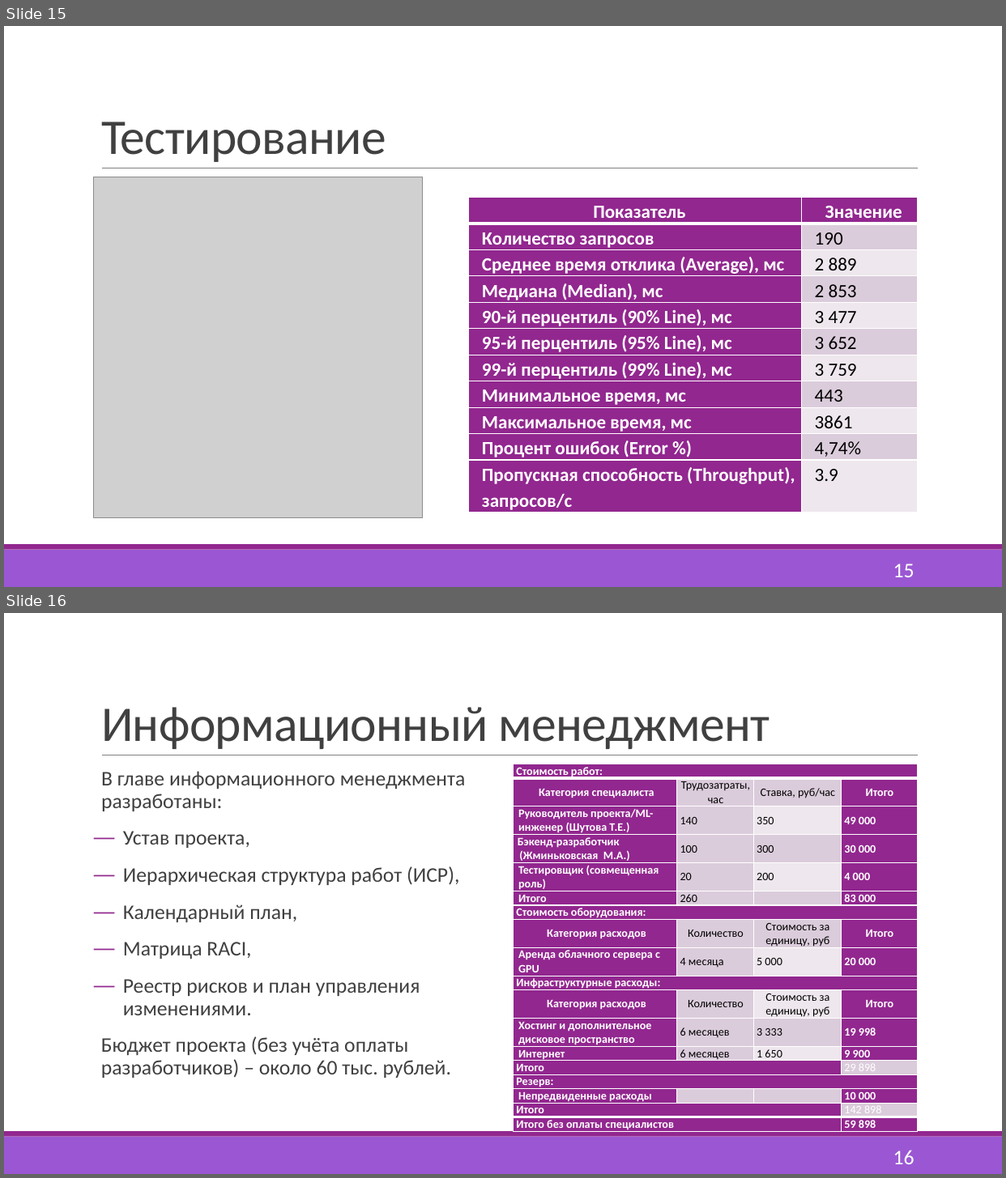
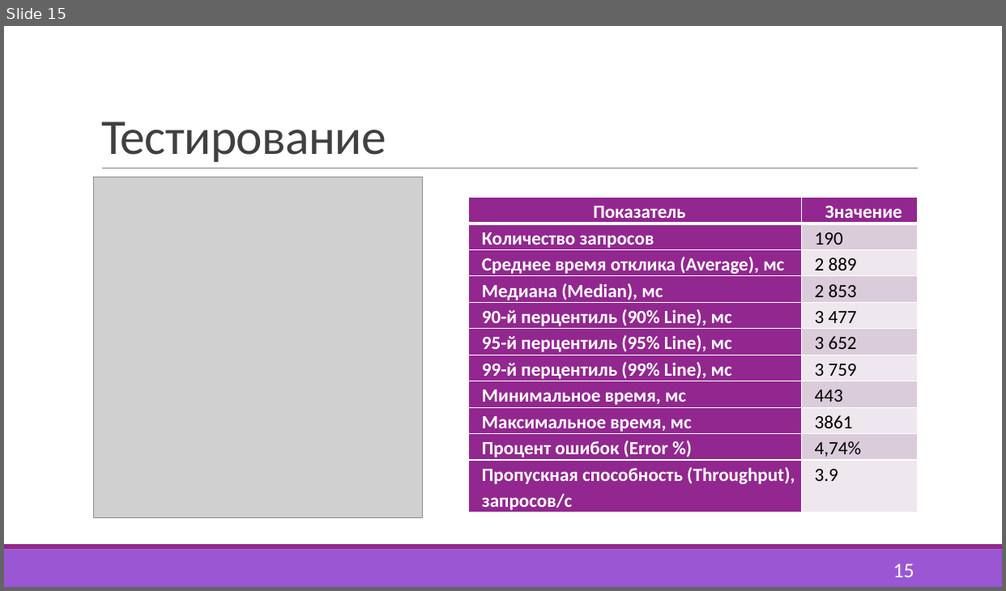
Before and after one commit to ShutovaTE/AG-Diploma, a slide deck: Документы/ШутоваТЕ_ВКР_Презентация.pptx. Shown one above the other, each under a label of ours: slides 15 and 16 before the commit, slide 15 after it. The pictures are 1006x1178 and 1006x591 pixels, drawn with LibreOffice and Linux fonts; fonts in the diff are those of the drawing; grey boxes stand for pictures. Boxes give left, top, right and bottom in pixels: in the first picture for what was removed or moved away, otherwise in the second. Text is boxed around its words. In the diff, an @@ line names an element or a change of style, - is before the commit and + after.

```diff
--- a/Документы/ШутоваТЕ_ВКР_Презентация.pptx
+++ b/Документы/ШутоваТЕ_ВКР_Презентация.pptx
@@ slide 16 removed at [4, 613, 1002, 1174], background #FFFFFF; not listed: 3 template elements that a slide beside it also shows @@
@@ title removed at [101, 707, 770, 749] @@
-Информационный менеджмент
@@ text removed at [101, 771, 466, 1078] @@
-  В главе информационного менеджмента разработаны:
-― Устав проекта,
-― Иерархическая структура работ (ИСР),
-― Календарный план,
-― Матрица RACI,
-― Реестр рисков и план управления изменениями.
-Бюджет проекта (без учёта оплаты разработчиков) – около 60 тыс. рублей.
@@ table removed at [513, 764, 918, 1134], 18 rows, 4 columns @@
-Стоимость работ: |  |  | 
-Категория специалиста | Трудозатраты, час | Ставка, руб/час | Итого
-Руководитель проекта/ML-инженер (Шутова Т.Е.) | 140 | 350 | 49 000
-Бэкенд-разработчик (Жминьковская М.А.) | 100 | 300 | 30 000
-Тестировщик (совмещенная роль) | 20 | 200 | 4 000
-Итого | 260 |  | 83 000
-Стоимость оборудования: |  |  | 
-Категория расходов | Количество | Стоимость за единицу, руб | Итого
-Аренда облачного сервера с GPU | 4 месяца | 5 000 | 20 000
-Инфраструктурные расходы: |  |  | 
-Категория расходов | Количество | Стоимость за единицу, руб | Итого
-Хостинг и дополнительное дисковое пространство | 6 месяцев | 3 333 | 19 998
-Интернет | 6 месяцев | 1 650 | 9 900
-Итого |  |  | 29 898
-Резерв: |  |  | 
-Непредвиденные расходы |  |  | 10 000
-Итого |  |  | 142 898
-Итого без оплаты специалистов |  |  | 59 898
@@ page number removed at [893, 1150, 914, 1165] @@
-16
```
Also in this commit, not shown: 5 slides changed, 1 slide added, 16 other files.
